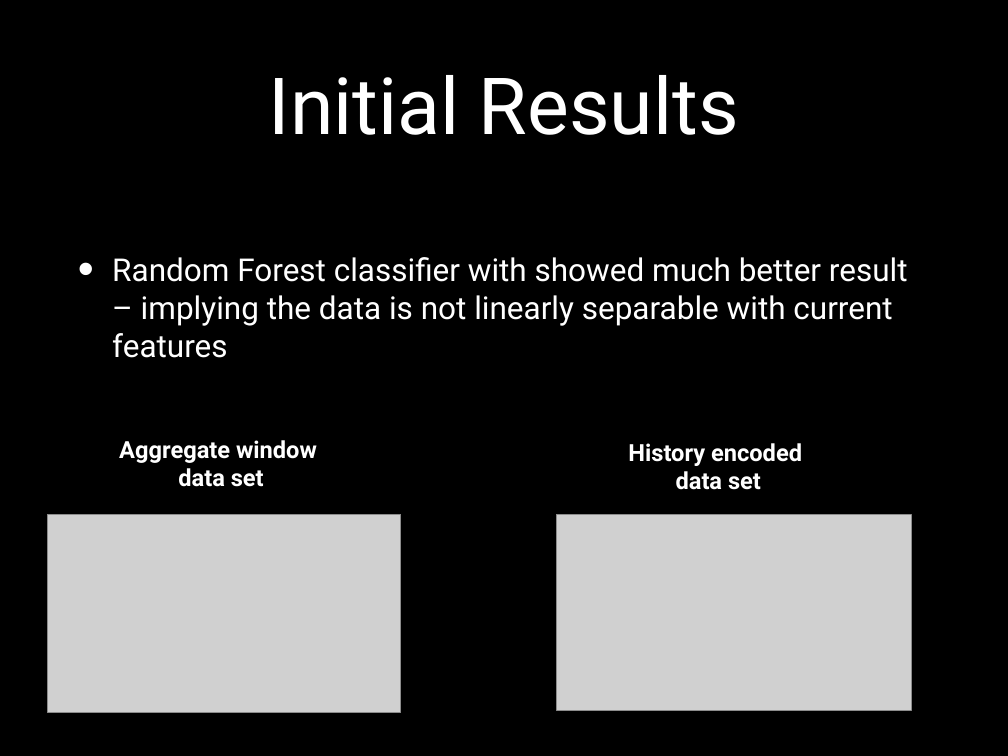
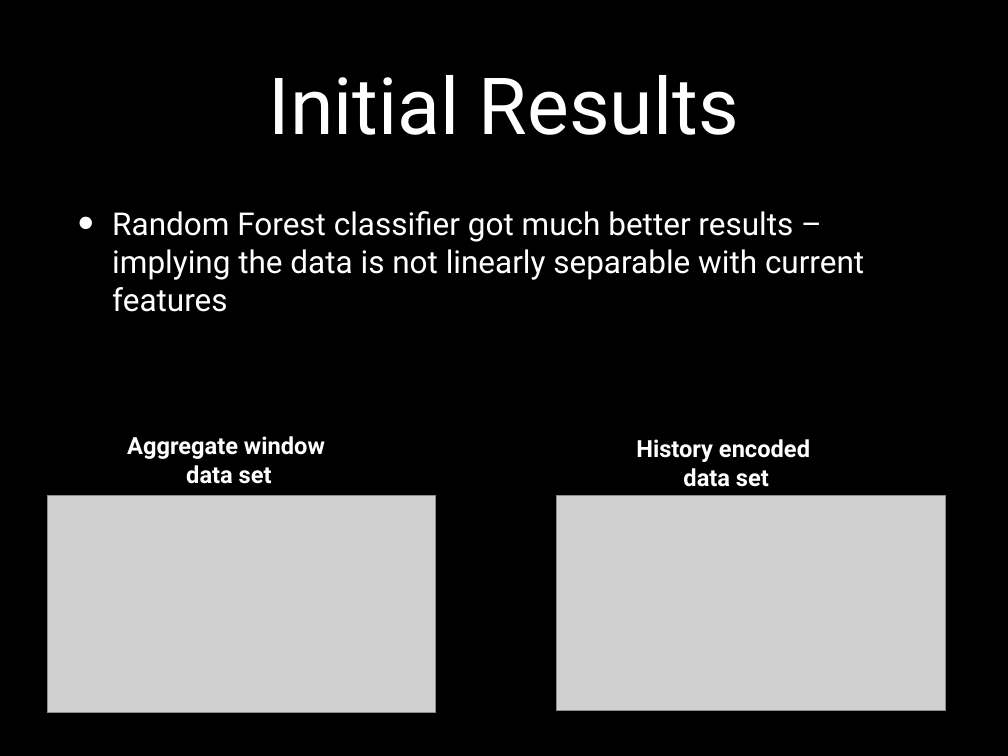
Before and after one commit to idocal/motionsense, a slide deck: slide 8 of MotionSenese/Presentation2.pptx (slide 7 before the commit). Drawn at 1008x756 pixels with LibreOffice and Linux fonts; fonts in the diff are those of the drawing; grey boxes stand for pictures. Boxes give left, top, right and bottom in pixels: in the first picture for what was removed or moved away, otherwise in the second. Text is boxed around its words. In the diff, an @@ line names an element or a change of style, - is before the commit and + after.

```diff
--- a/MotionSenese/Presentation2.pptx
+++ b/MotionSenese/Presentation2.pptx
@@ text at (112,211,864,312): text changed @@
-• Random Forest classifier with showed much better result – implying the data is not linearly separable with current features
+• Random Forest classifier got much better results – implying the data is not linearly separable with current features
@@ text "Aggregate window": place and size @@
-text "Aggregate window" at (119,440,317,487)
+text "Aggregate window" at (127,436,325,484)
@@ text "History encoded": place and size @@
-text "History encoded" at (628,443,802,490)
+text "History encoded" at (636,439,810,487)
@@ picture: place and size @@
-picture at (47,515,401,712)
+picture at (47,495,435,713)
@@ picture: place and size @@
-picture at (556,515,911,711)
+picture at (556,495,946,711)
```
Also in this commit, not shown: 8 other slides changed, 1 slide added.
